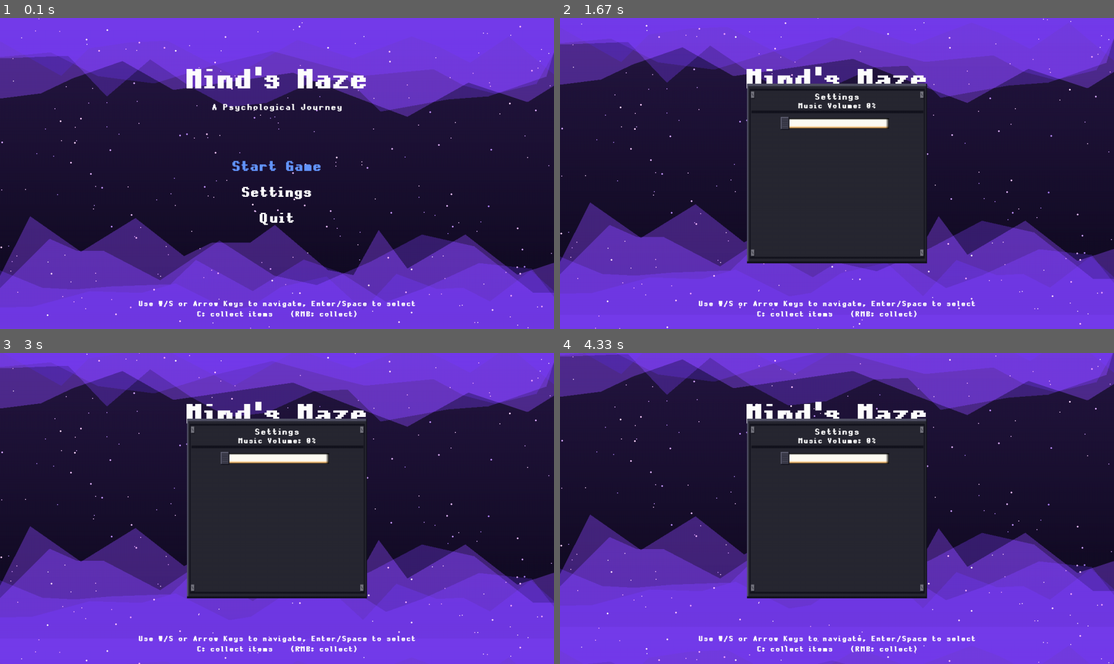
Above: before the commit, frames 1-4 (two rows, left to right).
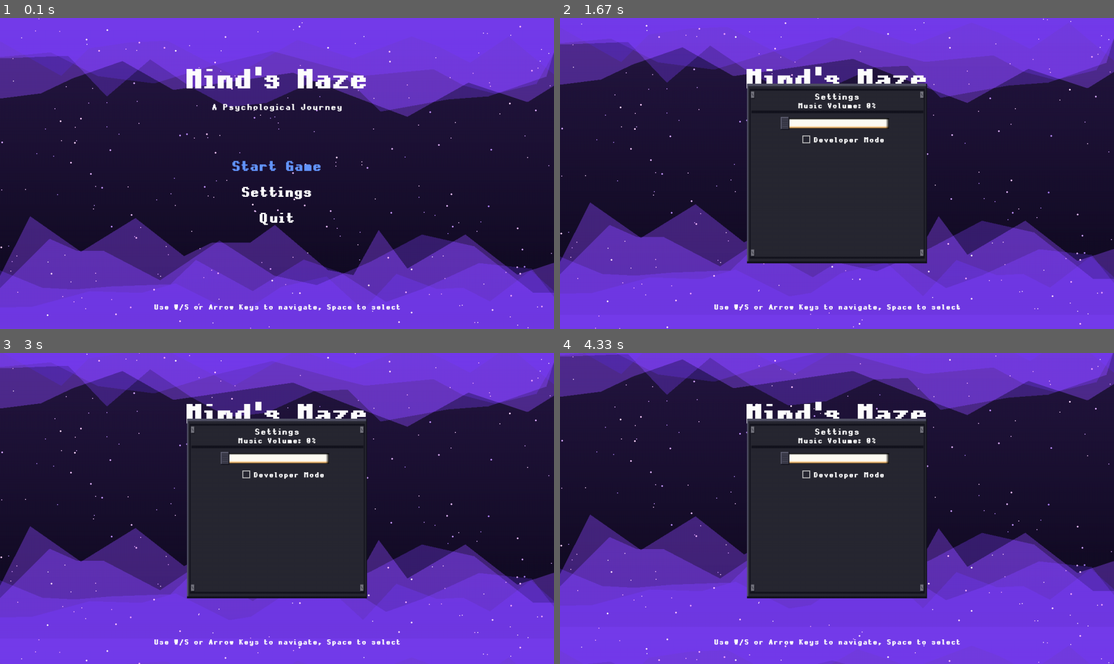
Above: after the commit, the same moments.

Repository: GRUUIS/NaN-Pygame-SD5913-Final-Project
Game: pygame game, started from main.py
Two runs of this game, one before a commit and one after it. Both use one fixed random seed, a clock stepped at 60 frames per second and the inputs below.
Inputs (mouse positions are in pixels of both pictures, inside the frame that each line leads up to):
- Up to frame 1 (0.1 s): no input
- Up to frame 2 (1.67 s): hold Down 0.33-0.8 s; move the mouse to (825, 210) at 0.37 s; tap Enter at 0.83 s; press the mouse at (837, 123) at 1.2 s; move the mouse to (875, 182) at 1.3 s; release the mouse at (914, 245) at 1.43 s; press the mouse at (837, 123) at 1.53 s; move the mouse to (748, 204) at 1.63 s
- Up to frame 3 (3 s): release the mouse at (105, 623) at 1.77 s; press the mouse at (277, 458) at 1.87 s; move the mouse to (376, 530) at 1.97 s; release the mouse at (476, 598) at 2.1 s; press the mouse at (277, 458) at 2.2 s; move the mouse to (271, 468) at 2.3 s; release the mouse at (265, 480) at 2.43 s; press the mouse at (277, 458) at 2.53 s; move the mouse to (243, 468) at 2.63 s; release the mouse at (216, 477) at 2.77 s
- Up to frame 4 (4.33 s): hold Up 3.63-3.93 s; move the mouse to (837, 458) at 4.3 s

The runs differ from the first frame. In frame 1, 0.9% of the frame differs, in the area x 25-75%, y 90-97%; in frame 2, 1.0%, in the area x 25-75%, y 37-97%; in frame 3, 1.0%; in frame 4, 1.0%.

Commit message:
developer mode (Z: skip map)

Diff:
--- a/combine/meun.py
+++ b/combine/meun.py
@@ -134,6 +134,8 @@
         self.menu_options = ["Start Game", "Settings", "Quit"]
         self.show_settings = False
         self.music_volume = getattr(g, 'music_volume', 0.2)
+        # Developer mode flag exposed in settings (default: False)
+        self.developer_mode = getattr(g, 'DEVELOPER_MODE', False)
         self._settings_dragging = False
         self.selected_option = 0
         self.show_instructions = False
@@ -183,6 +185,15 @@
                             pygame.mixer.music.set_volume(self.music_volume)
                         except Exception:
                             pass
+                    # Developer checkbox click
+                    try:
+                        chk = getattr(self, '_dev_checkbox_rect', None)
+                        if chk and chk.collidepoint(mx, my):
+                            self.developer_mode = not getattr(self, 'developer_mode', False)
+                            setattr(g, 'DEVELOPER_MODE', self.developer_mode)
+                            setattr(g, 'DEBUG_MODE', self.developer_mode)
+                    except Exception:
+                        pass
                 elif event.type == pygame.MOUSEBUTTONUP and event.button == 1:
                     self._settings_dragging = False
                 elif event.type == pygame.MOUSEMOTION and getattr(self, '_settings_dragging', False):
@@ -440,15 +451,28 @@
                 # label
                 draw_text(self.screen, self.font_small_bold, f"Music Volume: {int(self.music_volume*100)}%", self.text_color,
                           (screen_w // 2, bar_y - 26), spacing=self.letter_spacing, align='center')
+
+                # Developer Mode checkbox
+                try:
+                    chk_size = 18
+                    chk_x = screen_w // 2 - 80
+                    chk_y = bar_y + 40
+                    self._dev_checkbox_rect = pygame.Rect(chk_x, chk_y, chk_size, chk_size)
+                    pygame.draw.rect(self.screen, (200,200,200), self._dev_checkbox_rect, 2)
+                    if getattr(self, 'developer_mode', False):
+                        pygame.draw.rect(self.screen, (100,150,255), self._dev_checkbox_rect.inflate(-4, -4))
+                    # label to the right (topleft align)
+                    draw_text(self.screen, self.font_small_bold, 'Developer Mode', self.text_color,
+                              (chk_x + chk_size + 8, chk_y), spacing=self.letter_spacing, align='topleft')
+                except Exception:
+                    self._dev_checkbox_rect = None
             except Exception:
                 pass
-        # Footer instruction (two lines)
+
+        # Footer instruction (single line)
         draw_text(self.screen, self.font_small_bold,
-                  "Use W/S or Arrow Keys to navigate, Enter/Space to select",
-                  self.text_color, (screen_width // 2, screen_height - 56), spacing=self.letter_spacing, align='center')
-        draw_text(self.screen, self.font_small_bold,
-                  "C: collect items    (RMB: collect)",
-                  self.text_color, (screen_width // 2, screen_height - 32), spacing=self.letter_spacing, align='center')
+                  "Use W/S or Arrow Keys to navigate, Space to select",
+                  self.text_color, (screen_width // 2, screen_height - 48), spacing=self.letter_spacing, align='center')
 
     def run(self):
         fps = getattr(g, 'FPS', 60)
--- a/main.py
+++ b/main.py
@@ -21,7 +21,6 @@
     draw_ui_overlay = None
     draw_game_over_screen = None
 #endregion Imports
-
 #region Game Flow Manager Bridge
 def run_menu_and_flow():
     """Delegate to testing/game_flow_manager.py for menu + flow."""
--- a/src/scenes/menu_scene.py
+++ b/src/scenes/menu_scene.py
@@ -31,10 +31,13 @@
         self.show_settings = False
         self.music_volume = getattr(g, 'music_volume', 0.2)
         self._settings_dragging = False
+        # Developer mode flag exposed in settings (default: False)
+        self.developer_mode = getattr(g, 'DEVELOPER_MODE', False)
         self._ui_bar = None
         self._ui_fill = None
         self._ui_handle = None
         self._settings_bar_rect = None
+        self._dev_checkbox_rect = None
 
         # Font (will use default for now)
         self.font_large = pygame.font.Font(None, 72)
@@ -74,6 +77,15 @@
                             pygame.mixer.music.set_volume(self.music_volume)
                         except Exception:
                             pass
+                    # Developer checkbox click
+                    try:
+                        chk = getattr(self, '_dev_checkbox_rect', None)
+                        if chk and chk.collidepoint(mx, my):
+                            self.developer_mode = not getattr(self, 'developer_mode', False)
+                            setattr(g, 'DEVELOPER_MODE', self.developer_mode)
+                            setattr(g, 'DEBUG_MODE', self.developer_mode)
+                    except Exception:
+                        pass
                 elif event.type == pygame.MOUSEBUTTONUP and event.button == 1:
                     self._settings_dragging = False
                 elif event.type == pygame.MOUSEMOTION and self._settings_dragging:
@@ -246,17 +258,27 @@
                 vol_surf = self.font_small.render(f"Music Volume: {int(self.music_volume*100)}%", True, self.text_color)
                 vol_rect = vol_surf.get_rect(center=(screen_width // 2, bar_y - 26))
                 screen.blit(vol_surf, vol_rect)
+                # Developer Mode checkbox
+                try:
+                    chk_size = 18
+                    chk_x = screen_width // 2 - 80
+                    chk_y = bar_y + 40
+                    self._dev_checkbox_rect = pygame.Rect(chk_x, chk_y, chk_size, chk_size)
+                    pygame.draw.rect(screen, (200,200,200), self._dev_checkbox_rect, 2)
+                    if getattr(self, 'developer_mode', False):
+                        pygame.draw.rect(screen, (100,150,255), self._dev_checkbox_rect.inflate(-4, -4))
+                    label_surf = self.font_small.render('Developer Mode', True, self.text_color)
+                    label_rect = label_surf.get_rect(topleft=(chk_x + chk_size + 8, chk_y))
+                    screen.blit(label_surf, label_rect)
+                except Exception:
+                    self._dev_checkbox_rect = None
             except Exception:
                 pass
         else:
             # Draw instructions (include in-game pickup hint)
-            instruction_text = "Use W/S or Arrow Keys to navigate, Enter/Space to select."
+            instruction_text = "Use W/S or Arrow Keys to navigate, Space to select."
             instruction_surface = pygame.font.Font(None, 20).render(instruction_text, True, self.text_color)
             instruction_rect = instruction_surface.get_rect(center=(screen_width // 2, screen_height - 66))
             screen.blit(instruction_surface, instruction_rect)
 
-            # control legend (separate line)
-            control_text = "C: collect items    (RMB: collect)"
-            control_surface = pygame.font.Font(None, 18).render(control_text, True, self.text_color)
-            control_rect = control_surface.get_rect(center=(screen_width // 2, screen_height - 40))
-            screen.blit(control_surface, control_rect)
+            # control legend removed per UX change
--- a/testing/dream_transition_scene.py
+++ b/testing/dream_transition_scene.py
@@ -7,6 +7,7 @@
 import math
 import random
 from pathlib import Path
+import globals as g
 
 # 路径设置
 REPO_ROOT = Path(__file__).resolve().parent.parent
@@ -115,6 +116,9 @@
             if event.type == pygame.QUIT:
                 return 'quit'
             if event.type == pygame.KEYDOWN:
+                if event.key == pygame.K_z and getattr(g, 'DEVELOPER_MODE', False):
+                    print("Developer Mode: Skipping transition...")
+                    return 'next'
                 if event.key == pygame.K_ESCAPE:
                     return 'quit'
                 if event.key == pygame.K_SPACE or event.key == pygame.K_RETURN:
--- a/testing/first_dream_puzzle.py
+++ b/testing/first_dream_puzzle.py
@@ -9,6 +9,7 @@
 import os
 import math
 import random
+import globals as g
 
 sys.path.insert(0, os.path.dirname(os.path.dirname(os.path.abspath(__file__))))
 
@@ -1170,6 +1171,12 @@
                 return False
 
             if event.type == pygame.KEYDOWN:
+                # Developer Mode Skip
+                if event.key == pygame.K_z and getattr(g, 'DEVELOPER_MODE', False):
+                    print("Developer Mode: Skipping puzzle...")
+                    self.game_complete = True
+                    return True
+
                 if event.key == pygame.K_ESCAPE:
                     if self.active_puzzle:
                         # Reset puzzle state if needed
--- a/testing/game_flow_manager.py
+++ b/testing/game_flow_manager.py
@@ -898,6 +898,12 @@
             if event.type == pygame.QUIT:
                 return 'quit'
 
+            # Developer Mode Skip
+            if event.type == pygame.KEYDOWN and event.key == pygame.K_z:
+                if getattr(g, 'DEVELOPER_MODE', False):
+                    print("Developer Mode: Skipping scene...")
+                    return 'next'
+
             # 空格键交互
             if event.type == pygame.KEYDOWN and event.key == pygame.K_SPACE:
                 result = handle_interaction()
--- a/testing/map01_final.py
+++ b/testing/map01_final.py
@@ -14,6 +14,11 @@
 
 def run(screen):
 	import pygame
+	import sys
+	ROOT = os.path.abspath(os.path.join(os.path.dirname(__file__), '..'))
+	if ROOT not in sys.path:
+		sys.path.insert(0, ROOT)
+	import globals as g
 	from src.tiled_loader import load_map, draw_map, extract_collision_rects
 	from src.entities.player_map import MapPlayer
 	from src.ui.dialog_box_notusing import SpeechBubble
@@ -384,6 +389,12 @@
 			if ev.type == pygame.QUIT:
 				running = False
 			elif ev.type == pygame.KEYDOWN:
+				# Developer Mode Skip
+				if ev.key == pygame.K_z and getattr(g, 'DEVELOPER_MODE', False):
+					print("Developer Mode: Skipping map01...")
+					running = False
+					return 'next'
+
 				if ev.key == pygame.K_ESCAPE:
 					running = False
 				elif ev.key == pygame.K_t:
